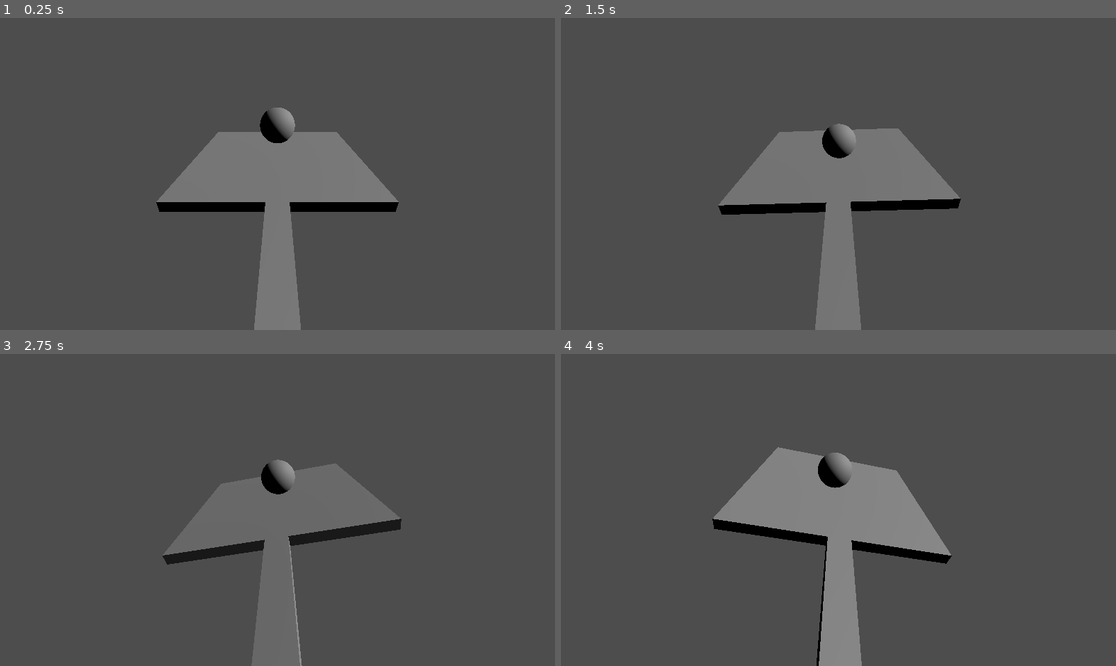
Above: before the commit, frames 1-4 (two rows, left to right).
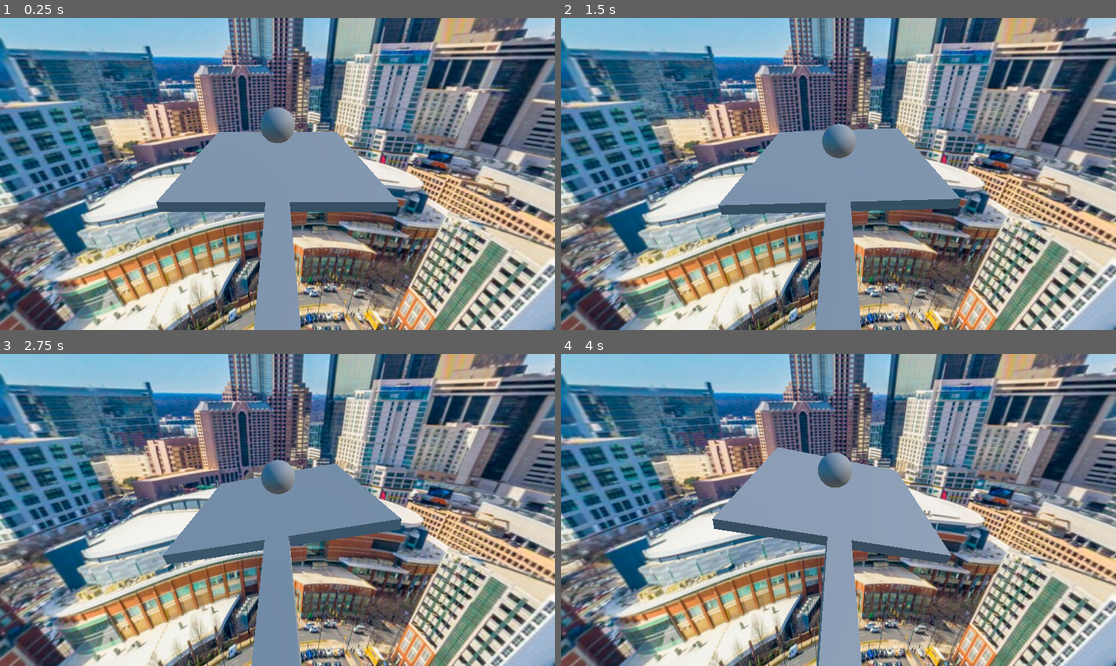
Above: after the commit, the same moments.

Repository: dallen72/Frying-Eggs-On-the-Charlotte-Skyline
Game: Godot game, scene res://node_3d.tscn
Same seed, same stepped clock (60 frames per second), same inputs: the game is played once before the commit and once after it.
Inputs:
- Up to frame 1 (0.25 s): no input
- Up to frame 2 (1.5 s): tap Enter (ui_accept) at 0.5, 0.77 s
- Up to frame 3 (2.75 s): tap Enter (ui_accept) at 1.52, 2 s
- Up to frame 4 (4 s): tap Enter (ui_accept) at 2.75, 3.02, 3.77 s

The runs differ from the first frame. In frame 1, 93% of the frame differs, in the area x 0-100%, y 0-100%; in frame 2, 93%; in frame 3, 93%; in frame 4, 93%.

Commit message:
added background

Diff:
--- a/node_3d.gd
+++ b/node_3d.gd
@@ -152,6 +152,7 @@
 
 # move the pan under the ball to like you would if you were balacing a ping pong paddle
 func _move_pan_under_ball():
-	$rig/ball.apply_impulse(-2*($rig/ball.position - $rig/ballSpawn.position))
-	$rig/ball.inertia = Vector3(0.1, 0.1, 0.1)
+	const UP_OFFSET_PUSHING_BALL_UP = Vector3(0,1,0)
+	$rig/ball.apply_impulse(-2*($rig/ball.position - $rig/ballSpawn.position) + UP_OFFSET_PUSHING_BALL_UP)
+	#$rig/ball.inertia = Vector3(0.1, 0.1, 0.1)
 	print("debug, pan moved under ball")
--- a/node_3d.tscn
+++ b/node_3d.tscn
@@ -1,7 +1,8 @@
-[gd_scene load_steps=7 format=3 uid="uid://bjtyui8bubeoo"]
+[gd_scene load_steps=11 format=3 uid="uid://bjtyui8bubeoo"]
 
 [ext_resource type="Script" path="res://node_3d.gd" id="1_tc2qq"]
 [ext_resource type="PackedScene" uid="uid://sexbqjx30dhi" path="res://ball.tscn" id="2_lvcmm"]
+[ext_resource type="Texture2D" uid="uid://c3nhfwjh7h7m1" path="res://charlotte-skyline-1.jpg" id="3_7pftx"]
 
 [sub_resource type="BoxShape3D" id="BoxShape3D_qwjf4"]
 size = Vector3(0.1, 0.05, 0.5)
@@ -13,6 +14,17 @@
 size = Vector3(0.5, 0.05, 0.5)
 
 [sub_resource type="BoxMesh" id="BoxMesh_lk86k"]
+
+[sub_resource type="PanoramaSkyMaterial" id="PanoramaSkyMaterial_l6a0d"]
+panorama = ExtResource("3_7pftx")
+
+[sub_resource type="Sky" id="Sky_jbhae"]
+sky_material = SubResource("PanoramaSkyMaterial_l6a0d")
+
+[sub_resource type="Environment" id="Environment_u4cvn"]
+background_mode = 2
+sky = SubResource("Sky_jbhae")
+sky_rotation = Vector3(0, 1.5708, 0)
 
 [node name="Node3D" type="Node3D"]
 script = ExtResource("1_tc2qq")
@@ -65,5 +77,8 @@
 [node name="panCalibrateTimer" type="Timer" parent="."]
 wait_time = 0.5
 
+[node name="WorldEnvironment" type="WorldEnvironment" parent="."]
+environment = SubResource("Environment_u4cvn")
+
 [connection signal="timeout" from="panRotationTimer" to="." method="_on_pan_rotation_timer_timeout"]
 [connection signal="timeout" from="panCalibrateTimer" to="." method="_on_pan_calibrate_timer_timeout"]
Binary file added: charlotte-skyline-1.jpg
Not shown, added: charlotte-skyline-1.jpg.import
